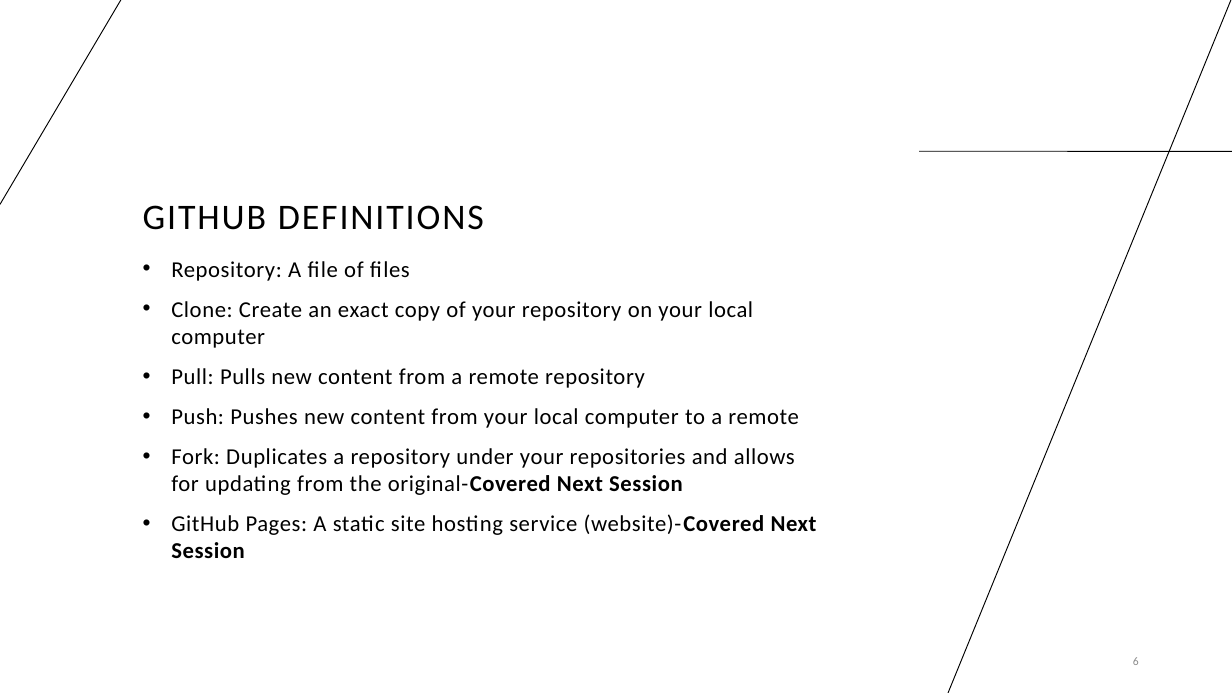
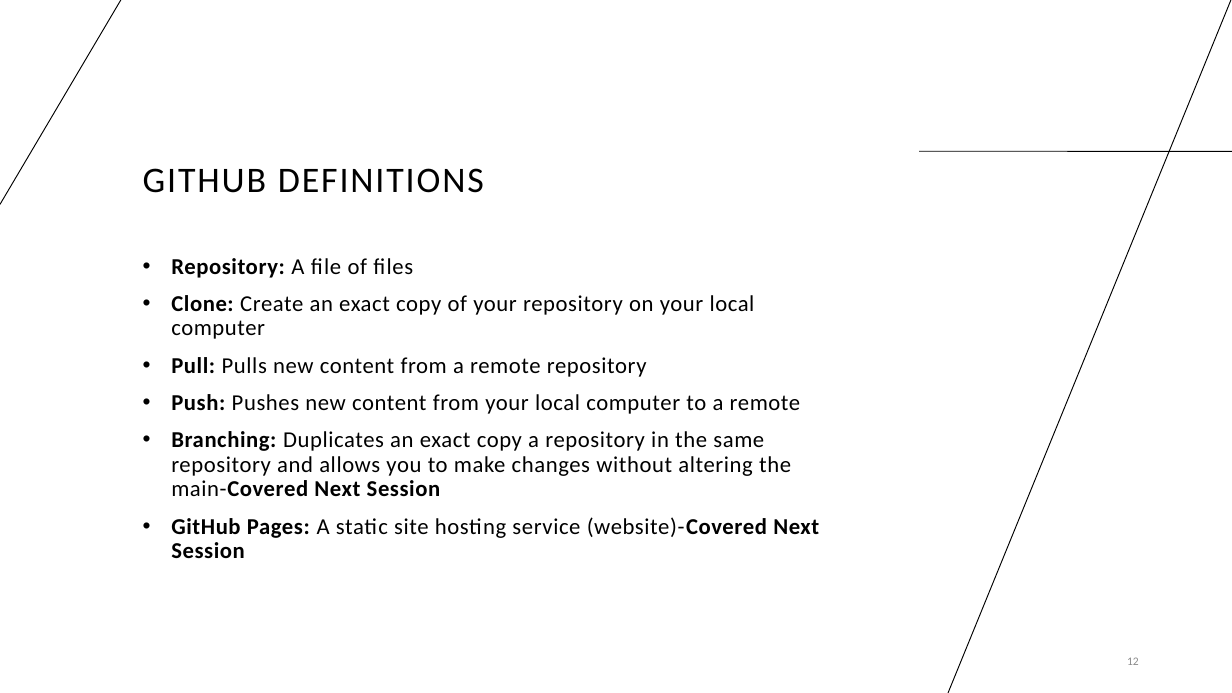
Before and after one commit to cassandra-hui/GitHub-Workshop, a slide deck: slide 12 of Day_1.pptx (slide 6 before the commit). Drawn at 1232x693 pixels with LibreOffice and Linux fonts; fonts in the diff are those of the drawing. Boxes give left, top, right and bottom in pixels: in the first picture for what was removed or moved away, otherwise in the second. Text is boxed around its words. In the diff, an @@ line names an element or a change of style, - is before the commit and + after.

```diff
--- a/Day_1.pptx
+++ b/Day_1.pptx
@@ title "GITHUB DEFINITIONS" moved from (x1=143, y1=205, x2=484, y2=230) to (x1=143, y1=168, x2=484, y2=193) @@
@@ text at (x1=171, y1=258, x2=819, y2=558): bold on in "Repository:", "Clone:", "Pull:", "Push:" and 1 more places; line spacing 1 to 0.9 @@
@@ text at (x1=171, y1=431, x2=791, y2=496): text changed @@
-  • Fork: Duplicates a repository under your repositories and allows for updating from the original-Covered Next Session
+  • Branching: Duplicates an exact copy a repository in the same repository and allows you to make changes without altering the main-Covered Next Session
@@ page number at (x1=1127, y1=657, x2=1139, y2=665): text changed @@
-6
+12
```
Also in this commit, not shown: 14 other slides changed, 10 slides added, 2 slides removed, 5 other files.
